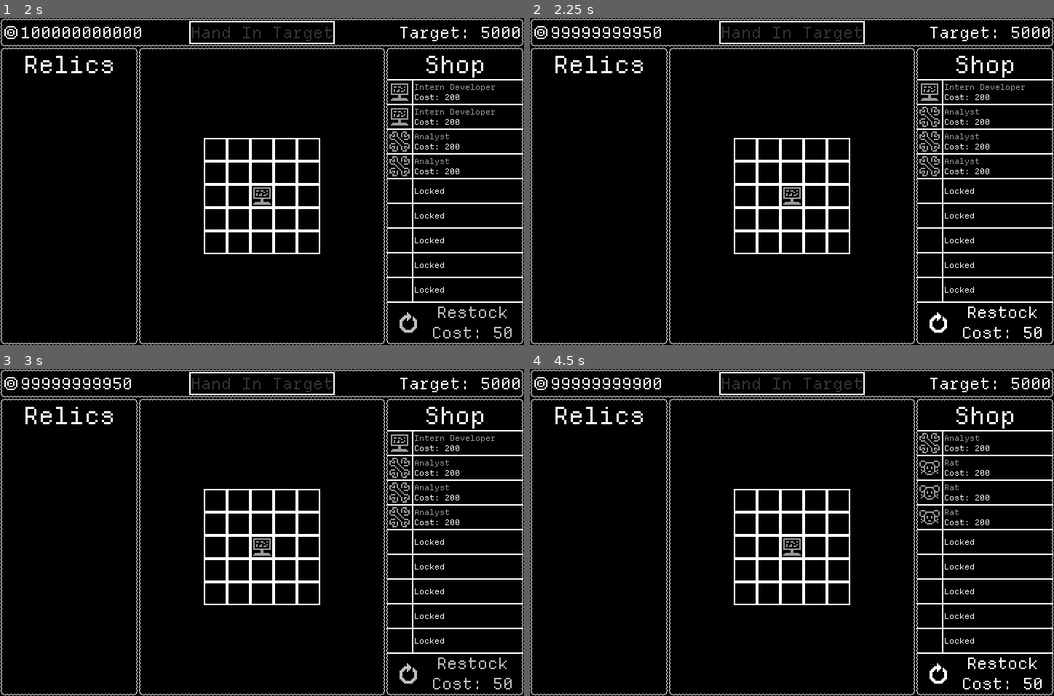
Above: before the commit, frames 1-4 (two rows, left to right).
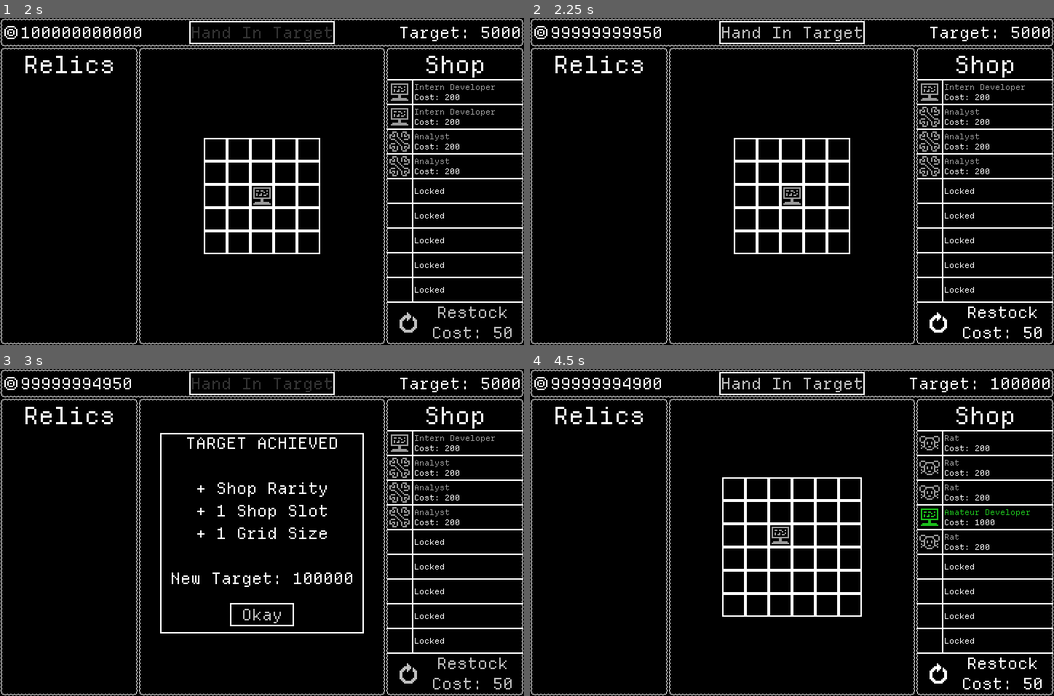
Above: after the commit, the same moments.

Repository: GemDust0/TooBigToFail
Game: Godot game, scene res://Scenes/CorporateSim.tscn
The game is run twice, just before and just after one commit, with the same random seed, the same clock (stepped at 60 frames per second) and the same inputs. This scene is started directly instead of the project's main scene.
Inputs (mouse positions are in pixels of both pictures, inside the frame that each line leads up to):
- Up to frame 1 (2 s): tap Enter (enter) at 0.5, 1.35 s; move the mouse to (377, 165) at 0.52 s; press the mouse at (377, 165) at 0.53 s; move the mouse to (157, 197) at 1.27 s; release the mouse at (157, 197) at 1.28 s; click (157, 197) at 1.55 s
- Up to frame 2 (2.25 s): click "Restock Cost: 50" at 2 s
- Up to frame 3 (3 s): click (262, 382) at 2.75 s, where only the run after the commit has a clickable "Hand In Target"
- Up to frame 4 (4.5 s): click (792, 614) at 3.5 s, where only the run after the commit has a clickable "Okay"; click "Restock Cost: 50" at 4.25 s

Frame 1 is identical in both runs. In frame 2, 0.2% of the frame differs, in the area x 36-64%, y 2-8%; in frame 3, 3.6%; in frame 4, 5.1%, in the area x 17-96%, y 2-76%.

Commit message:
New Relics

Diff:
--- a/Scenes/CorporateSim.tscn
+++ b/Scenes/CorporateSim.tscn
@@ -190,8 +190,8 @@
 anchors_preset = 5
 anchor_left = 0.5
 anchor_right = 0.5
-offset_left = -98.0
-offset_right = 98.0
+offset_left = -100.0
+offset_right = 100.0
 offset_bottom = 40.0
 grow_horizontal = 2
 theme_override_constants/margin_top = 4
@@ -226,10 +226,10 @@
 anchor_top = 0.5
 anchor_right = 0.5
 anchor_bottom = 0.5
-offset_left = -20.0
-offset_top = -20.0
-offset_right = 20.0
-offset_bottom = 20.0
+offset_left = -142.0
+offset_top = -81.0
+offset_right = 142.0
+offset_bottom = 81.0
 grow_horizontal = 2
 grow_vertical = 2
 
@@ -269,9 +269,10 @@
 [node name="RelicDescription" type="Label" parent="HUD/RelicUnlock/ButtonMargin/VBoxContainer" unique_id=1828510905]
 unique_name_in_owner = true
 layout_mode = 2
-text = "You get 100 coins every 5 seconds"
+text = "Cats now provide double their buff to adjacent employees, dogs now triple production value of adjacent employees."
 horizontal_alignment = 1
 vertical_alignment = 1
+autowrap_mode = 2
 
 [node name="ButtonMargin" type="MarginContainer" parent="HUD/RelicUnlock/ButtonMargin/VBoxContainer" unique_id=1553041122]
 layout_mode = 2
--- a/Scenes/Employees/Cat.tscn
+++ b/Scenes/Employees/Cat.tscn
@@ -21,6 +21,25 @@
 invertArea = true
 metadata/_custom_type_script = "uid://b2rumm8cisypv"
 
+[sub_resource type="Resource" id="Resource_wnvh3"]
+script = ExtResource("3_quyet")
+type = 1
+effect = 0.25
+invertAffect = true
+invertArea = true
+relicReq = "Cats And Dogs"
+metadata/_custom_type_script = "uid://b2rumm8cisypv"
+
+[sub_resource type="Resource" id="Resource_quyet"]
+script = ExtResource("3_quyet")
+stat = 1
+type = 1
+effect = 0.05
+invertAffect = true
+invertArea = true
+relicReq = "Cats And Dogs"
+metadata/_custom_type_script = "uid://b2rumm8cisypv"
+
 [node name="Cat" unique_id=854379618 instance=ExtResource("1_lngg4")]
 texture = ExtResource("2_wnvh3")
 type = "IT"
@@ -29,4 +48,4 @@
 rarity = "Legendary"
 id = "Cat"
 description = "+0.25x production value and +0.05x speed to all employees"
-synergies = Array[ExtResource("3_quyet")]([SubResource("Resource_8cmmo"), SubResource("Resource_w4m6f")])
+synergies = Array[ExtResource("3_quyet")]([SubResource("Resource_8cmmo"), SubResource("Resource_w4m6f"), SubResource("Resource_wnvh3"), SubResource("Resource_quyet")])
--- a/Scenes/Employees/Dog.tscn
+++ b/Scenes/Employees/Dog.tscn
@@ -10,6 +10,8 @@
 effect = 2.0
 invertAffect = true
 area = Array[Vector2i]([Vector2i(0, -1), Vector2i(0, 1), Vector2i(-1, 0), Vector2i(1, 0), Vector2i(-1, 1), Vector2i(-1, -1), Vector2i(1, 1), Vector2i(1, -1)])
+relicReq = "Cats And Dogs"
+invertRelic = true
 metadata/_custom_type_script = "uid://b2rumm8cisypv"
 
 [sub_resource type="Resource" id="Resource_7crsd"]
@@ -21,6 +23,15 @@
 invertArea = true
 metadata/_custom_type_script = "uid://b2rumm8cisypv"
 
+[sub_resource type="Resource" id="Resource_5fh30"]
+script = ExtResource("3_5fh30")
+type = 2
+effect = 3.0
+invertAffect = true
+area = Array[Vector2i]([Vector2i(0, -1), Vector2i(0, 1), Vector2i(-1, 0), Vector2i(1, 0), Vector2i(-1, 1), Vector2i(-1, -1), Vector2i(1, 1), Vector2i(1, -1)])
+relicReq = "Cats And Dogs"
+metadata/_custom_type_script = "uid://b2rumm8cisypv"
+
 [node name="Dog" unique_id=854379618 instance=ExtResource("1_8nypr")]
 texture = ExtResource("2_5fh30")
 type = "Pest"
@@ -29,4 +40,4 @@
 rarity = "Epic"
 id = "Dog"
 description = "Doubles production value of adjacent employees, halves value of others."
-synergies = Array[ExtResource("3_5fh30")]([SubResource("Resource_bow5w"), SubResource("Resource_7crsd")])
+synergies = Array[ExtResource("3_5fh30")]([SubResource("Resource_bow5w"), SubResource("Resource_7crsd"), SubResource("Resource_5fh30")])
--- a/Scenes/Employees/RubberDucky.tscn
+++ b/Scenes/Employees/RubberDucky.tscn
@@ -21,6 +21,25 @@
 area = Array[Vector2i]([Vector2i(0, -1), Vector2i(0, 1), Vector2i(-1, 0), Vector2i(1, 0), Vector2i(-1, 1), Vector2i(-1, -1), Vector2i(1, 1), Vector2i(1, -1)])
 metadata/_custom_type_script = "uid://b2rumm8cisypv"
 
+[sub_resource type="Resource" id="Resource_wswsp"]
+script = ExtResource("3_mjvjr")
+type = 1
+effect = 0.25
+invertAffect = true
+area = Array[Vector2i]([Vector2i(0, -1), Vector2i(0, 1), Vector2i(-1, 0), Vector2i(1, 0), Vector2i(-1, 1), Vector2i(-1, -1), Vector2i(1, 1), Vector2i(1, -1)])
+relicReq = "Rubber Ducking"
+metadata/_custom_type_script = "uid://b2rumm8cisypv"
+
+[sub_resource type="Resource" id="Resource_mjvjr"]
+script = ExtResource("3_mjvjr")
+stat = 1
+type = 1
+effect = 0.25
+invertAffect = true
+area = Array[Vector2i]([Vector2i(0, -1), Vector2i(0, 1), Vector2i(-1, 0), Vector2i(1, 0), Vector2i(-1, 1), Vector2i(-1, -1), Vector2i(1, 1), Vector2i(1, -1)])
+relicReq = "Rubber Ducking"
+metadata/_custom_type_script = "uid://b2rumm8cisypv"
+
 [node name="RubberDucky" unique_id=854379618 instance=ExtResource("1_hkj4w")]
 texture = ExtResource("2_wswsp")
 type = "IT"
@@ -29,4 +48,4 @@
 rarity = "Rare"
 id = "Rubber Ducky"
 description = "Increases production value and speed of adjacent employees by 25%"
-synergies = Array[ExtResource("3_mjvjr")]([SubResource("Resource_kulpp"), SubResource("Resource_7kgxw")])
+synergies = Array[ExtResource("3_mjvjr")]([SubResource("Resource_kulpp"), SubResource("Resource_7kgxw"), SubResource("Resource_wswsp"), SubResource("Resource_mjvjr")])
--- /dev/null
+++ b/Scenes/Relics/CatsAndDogs.tscn
@@ -0,0 +1,7 @@
+[gd_scene format=3 uid="uid://3vlh3t03on2x"]
+
+[ext_resource type="PackedScene" uid="uid://dqg0bvky61dxp" path="res://Scenes/Relic.tscn" id="1_0e66d"]
+
+[node name="CatsAndDogs" unique_id=362028674 instance=ExtResource("1_0e66d")]
+id = "Cats And Dogs"
+description = "Cats now provide double their buff to adjacent employees, dogs now triple production value of adjacent employees."
--- /dev/null
+++ b/Scenes/Relics/RubberDucking.tscn
@@ -0,0 +1,10 @@
+[gd_scene format=3 uid="uid://nuxfnlmwffbn"]
+
+[ext_resource type="PackedScene" uid="uid://dqg0bvky61dxp" path="res://Scenes/Relic.tscn" id="1_jbd4b"]
+[ext_resource type="Texture2D" uid="uid://b1evsxv6dit5" path="res://Assets/ITIcon.png" id="2_c85aj"]
+
+[node name="RubberDucking" unique_id=362028674 instance=ExtResource("1_jbd4b")]
+self_modulate = Color(0.08627451, 0.27450982, 0.8509804, 1)
+texture = ExtResource("2_c85aj")
+id = "Rubber Ducking"
+description = "Rubber Duckies now provide double the bonus"
--- a/Scripts/CorporateSim.gd
+++ b/Scripts/CorporateSim.gd
@@ -17,6 +17,7 @@
 @onready var target_label: Label = $HUD/MoneyTarget
 @onready var relic_inventory: RelicInventory = $RelicInventory
 @onready var transition_object: TransitionObject = $HUD/TransitionObject
+@onready var relic_description: Label = %RelicDescription
 
 static var instance: CorporateSim = null
 
@@ -96,7 +97,9 @@
 		relic_inventory.process_mode = Node.PROCESS_MODE_DISABLED
 		%RelicName.text = relic.id
 		%RelicTexture.texture = relic.texture
-		%RelicDescription.text = " %s " % relic.description
+		relic_description.text = " %s " % relic.description
+		@warning_ignore("int_as_enum_without_cast")
+		relic_description.custom_minimum_size.x = min(relic_description.get_theme_font("font").get_string_size(relic_description.text, 0, -1, 11).x, 360)
 		%RelicUnlock.visible = true
 
 func accept_relic() -> void:
--- a/Scripts/EmployeeGrid.gd
+++ b/Scripts/EmployeeGrid.gd
@@ -70,6 +70,8 @@
 		CorporateSim.instance.give_relic(load("res://Scenes/Relics/Mutualism.tscn").instantiate())
 	if get_employee_count("Project Manager") > 2 && !CorporateSim.instance.relic_inventory.has_relic("Management Overhaul"):
 		CorporateSim.instance.give_relic(load("res://Scenes/Relics/ManagementOverhaul.tscn").instantiate())
+	if !CorporateSim.instance.relic_inventory.has_relic("Cats And Dogs") && has_employee("Cat") && has_employee("Dog"):
+		CorporateSim.instance.give_relic(load("res://Scenes/Relics/CatsAndDogs.tscn").instantiate())
 	check_grid_for_relics()
 	employee.produced.connect(employee_production)
 	employee.grid_pos = pos
@@ -86,12 +88,19 @@
 		["Intern Developer", "Intern Developer", "Intern Developer"],
 		["Intern Developer", "Intern Developer", "Intern Developer"],
 		["Intern Developer", "Intern Developer", "Intern Developer"]
+	],
+	"Rubber Ducking":[
+		["Rubber Ducky", "Rubber Ducky", "Rubber Ducky"],
+		["Rubber Ducky", "Developer", "Rubber Ducky"],
+		["Rubber Ducky", "Rubber Ducky", "Rubber Ducky"]
 	]
 }
 
 func check_grid_for_relics() -> void:
 	if !CorporateSim.instance.relic_inventory.has_relic("Intern Together Strong") && check_for_pattern(patterns["Intern Together Strong"]):
 		CorporateSim.instance.give_relic(load("res://Scenes/Relics/InternTogetherStrong.tscn").instantiate())
+	if !CorporateSim.instance.relic_inventory.has_relic("Rubber Ducking") && check_for_pattern(patterns["Rubber Ducking"]):
+		CorporateSim.instance.give_relic(load("res://Scenes/Relics/RubberDucking.tscn").instantiate())
 
 func check_for_pattern(pattern: Array) -> bool:
 	for key: Vector2i in grid.keys():
@@ -256,7 +265,7 @@
 			count += 1
 	return count
 
-func has_employee_count(id: String) -> bool:
+func has_employee(id: String) -> bool:
 	for container: EmployeeContainer in grid.values():
 		if container.employee == null:
 			if id == "":
--- a/Scripts/EmployeeShop.gd
+++ b/Scripts/EmployeeShop.gd
@@ -38,7 +38,7 @@
 	if CorporateSim.instance.money < 50 && !ignore_cost:
 		return
 	elif !ignore_cost:
-		CorporateSim.instance.money -= 50
+		CorporateSim.instance.add_money(-50)
 	for slot: ShopSlot in slots:
 		if slot.locked:
 			break
@@ -100,7 +100,7 @@
 		var cursor_grid_pos: Vector2i = grid.get_cursor_grid_pos()
 		if cursor_grid_pos != Vector2i(-1, -1) && grid.grid[cursor_grid_pos].employee == null:
 			grid.add_employee(cursor_grid_pos, held.employee)
-			CorporateSim.instance.money -= held.cost
+			CorporateSim.instance.add_money(-held.cost)
 			held.set_employee(null)
 			held.update_description(CorporateSim.instance.money)
 		held.employeeIcon.position = Vector2.ZERO
